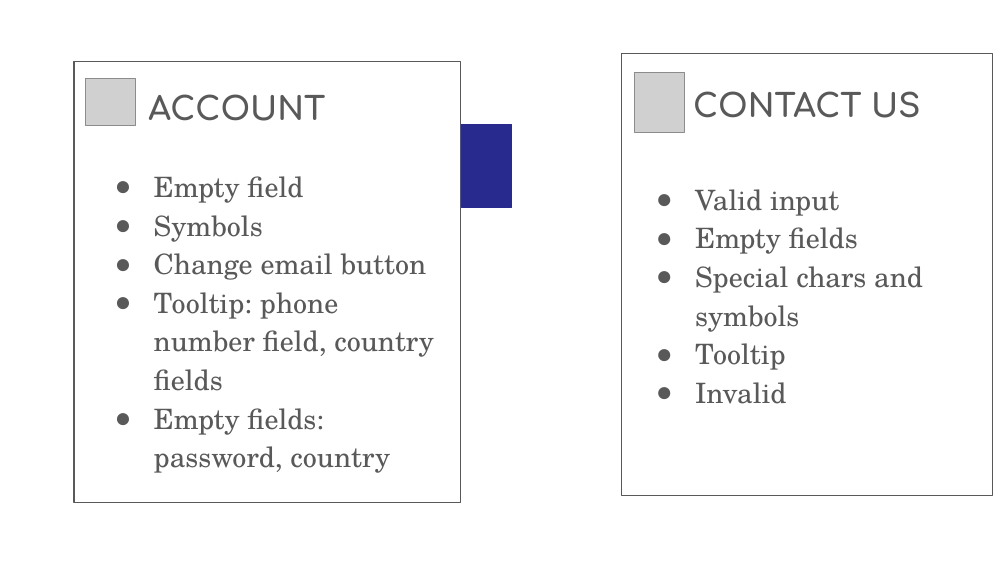
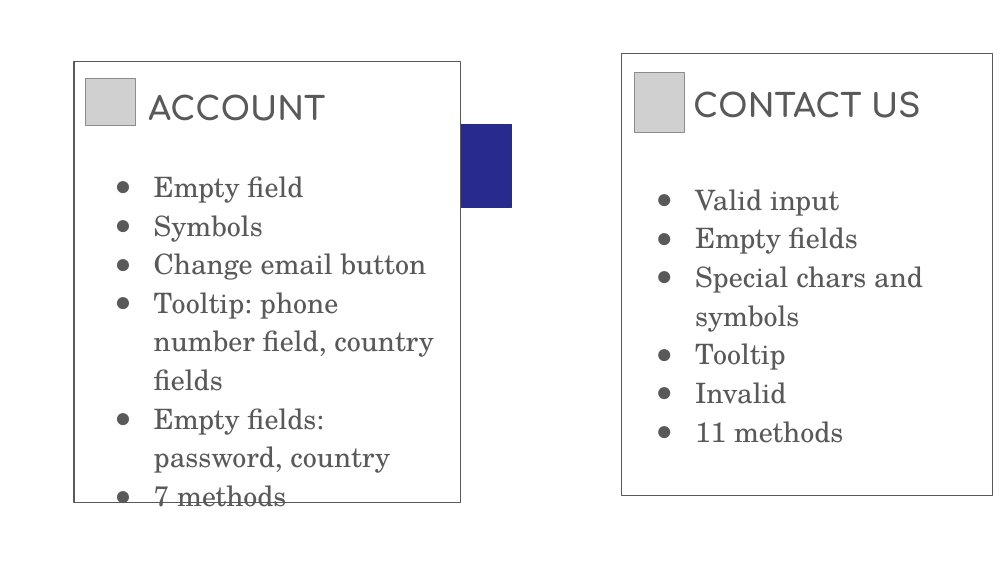
Before and after one commit to samar123419/QA_Automation_middle_project, a slide deck: slide 5 of middle presentation.pptx. Drawn at 1008x567 pixels with LibreOffice and Linux fonts; fonts in the diff are those of the drawing; grey boxes stand for pictures; background and template pictures are left out. Boxes give left, top, right and bottom in pixels: in the first picture for what was removed or moved away, otherwise in the second. Text is boxed around its words. In the diff, an @@ line names an element or a change of style, - is before the commit and + after.

```diff
--- a/middle presentation.pptx
+++ b/middle presentation.pptx
@@ text at <box>695,421,843,443</box>: paragraph added @@
+● 11 methods
@@ text at <box>154,485,286,507</box>: paragraph added @@
+● 7 methods
```
Also in this commit, not shown: 4 other slides changed.
